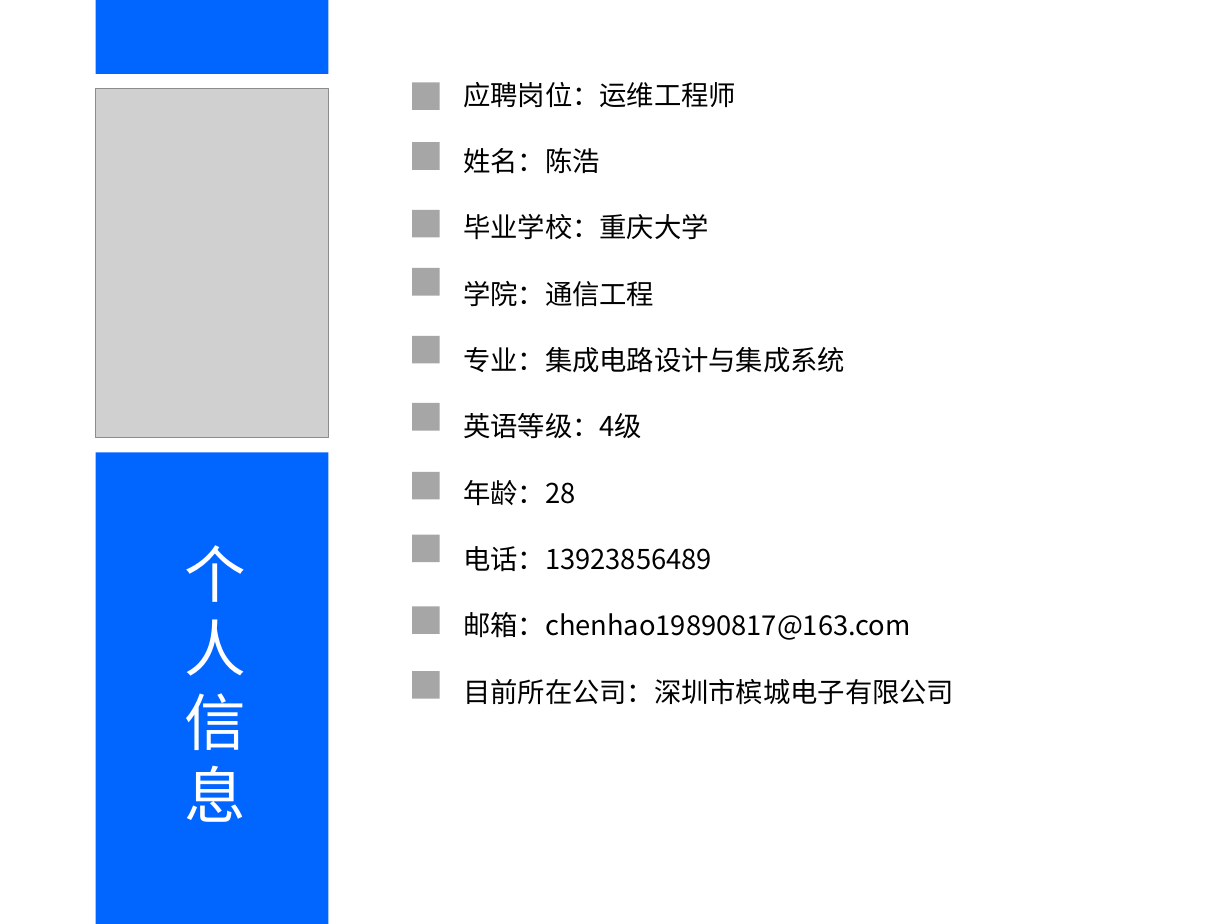
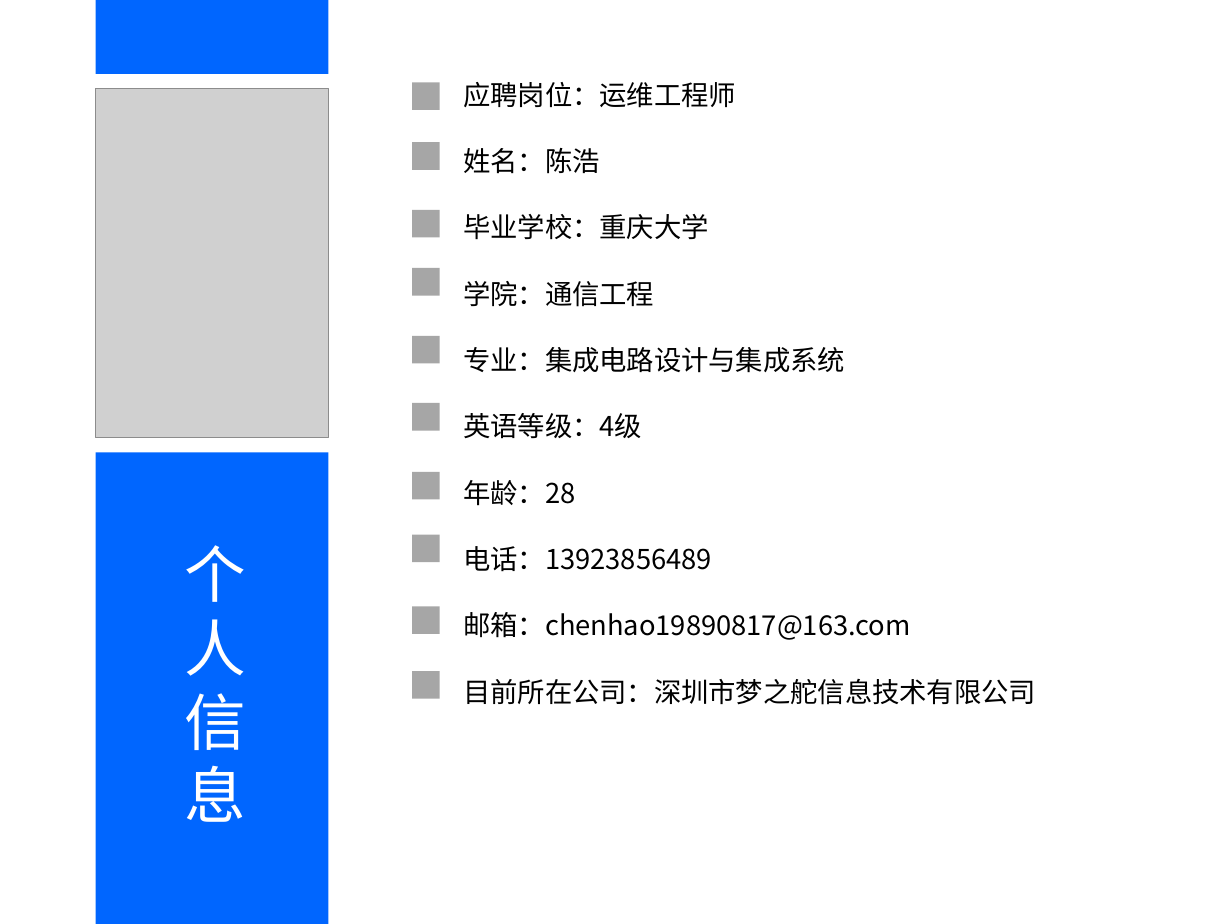
Before and after one commit to 641025266/resume, a slide deck: slide 1 of linux运维工程师-陈浩-重庆大学.ppt. Drawn at 1232x924 pixels with LibreOffice and Linux fonts; fonts in the diff are those of the drawing; grey boxes stand for pictures. Boxes give left, top, right and bottom in pixels: in the first picture for what was removed or moved away, otherwise in the second. Text is boxed around its words. In the diff, an @@ line names an element or a change of style, - is before the commit and + after.

```diff
--- a/linux运维工程师-陈浩-重庆大学.ppt
+++ b/linux运维工程师-陈浩-重庆大学.ppt
@@ text at bbox=[463, 679, 1036, 705]: text changed @@
-目前所在公司：深圳市槟城电子有限公司
+目前所在公司：深圳市梦之舵信息技术有限公司
```
Also in this commit, not shown: 2 other slides changed.
